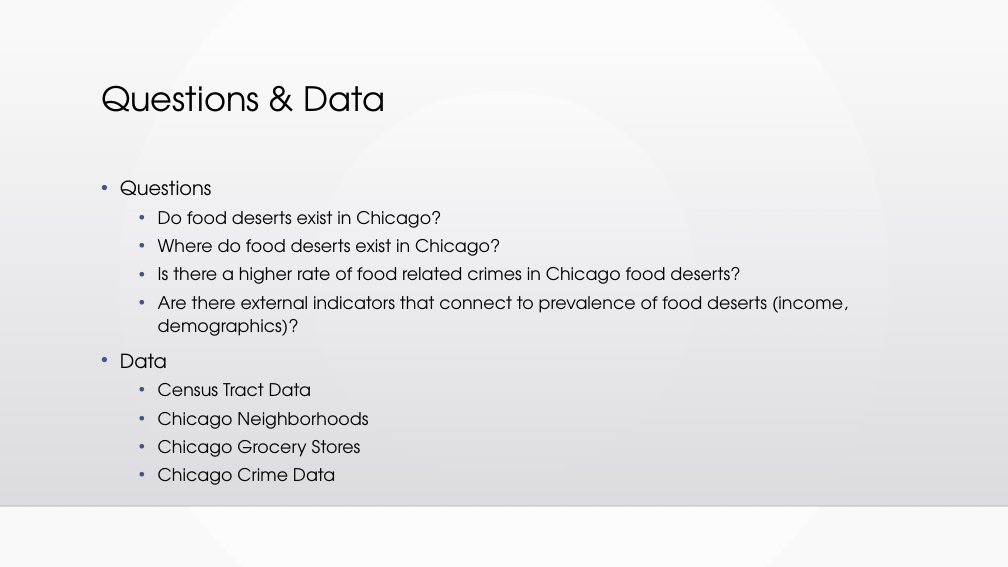
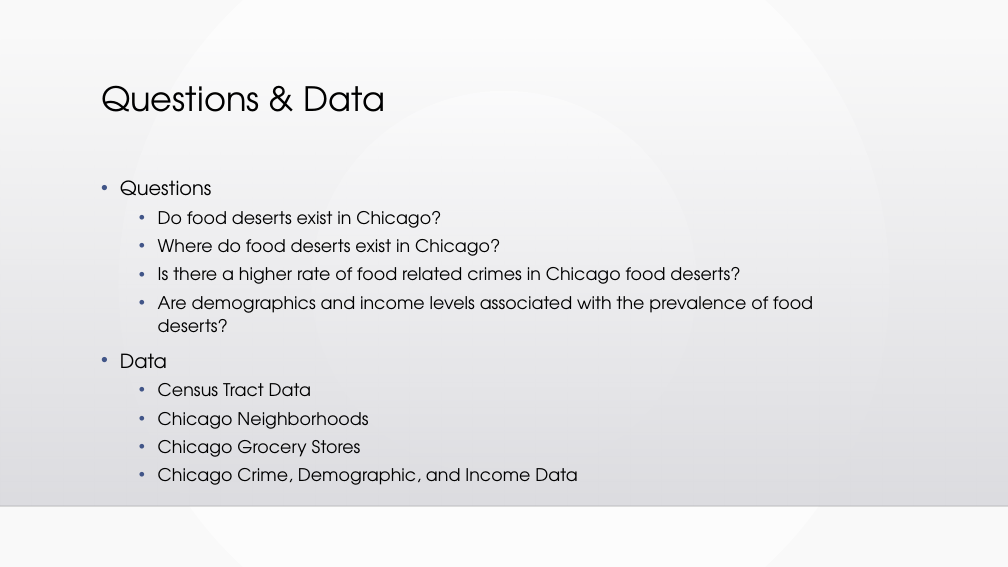
Before and after one commit to chell0011/MMA1, a slide deck: slide 5 of Chicago_Food_Deserts_Final.pptx. Drawn at 1008x567 pixels with LibreOffice and Linux fonts; fonts in the diff are those of the drawing; background and template pictures are left out. Boxes give left, top, right and bottom in pixels: in the first picture for what was removed or moved away, otherwise in the second. Text is boxed around its words. In the diff, an @@ line names an element or a change of style, - is before the commit and + after.

```diff
--- a/Chicago_Food_Deserts_Final.pptx
+++ b/Chicago_Food_Deserts_Final.pptx
@@ text at box(158, 296, 813, 333): text changed @@
-  • Are there external indicators that connect to prevalence of food deserts (income, demographics)?
+  • Are demographics and income levels associated with the prevalence of food deserts?
@@ text at box(158, 468, 577, 485): text changed @@
-  • Chicago Crime Data
+  • Chicago Crime, Demographic, and Income Data
```
Also in this commit, not shown: 13 other slides changed, 1 other file.
